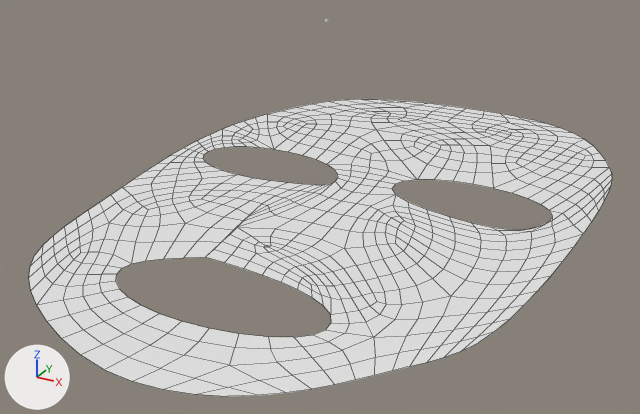
The Blender file asset-sources/layers.blend, before and after one commit.
One viewpoint serves both versions: a 50 mm lens placed at (370.0, -685.0, 162.0), pointed at (-3.0, -7.0, -177.0). Lighting does not change. The marker at lower left points along +X, +Y and +Z. Mesh edges are drawn as thin lines on the coarser meshes.
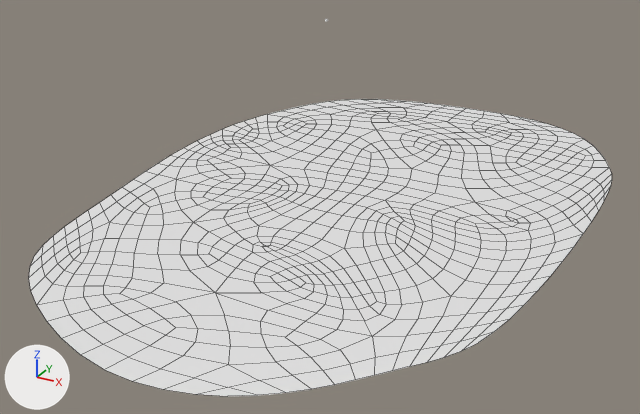
Edits to the bpy script that builds the scene:
```text
Change me_grid_001:
    used by ob_grid_001; location = (0.0, 0.0, -184.0)
    remove me_grid_001.from_pydata(...)  # 63 vertices, 43 faces; spans x -231.0..230.0, y -320.0..383.0, z 0.0
    add me_grid_001.from_pydata(...)  # 62 vertices, 45 faces; spans x -231.0..230.0, y -320.0..383.0, z 0.0
    me_grid_001 part 1
    1 vertex is removed from x -45.0, y -134.0, z 0.0
    4 faces are deleted
    1 vertex is added at (-66.0, -136.0, 0.0)
    6 new faces join them
```

Boxes (x1, y1, x2, y2) around the edits, measured in the pictures (640 x 414 px; the box of a moved part takes in the faces that stretch with it):
part 1 of me_grid_001, moved or reshaped
    before: (123, 155, 302, 282)
    after: (120, 141, 552, 337)
